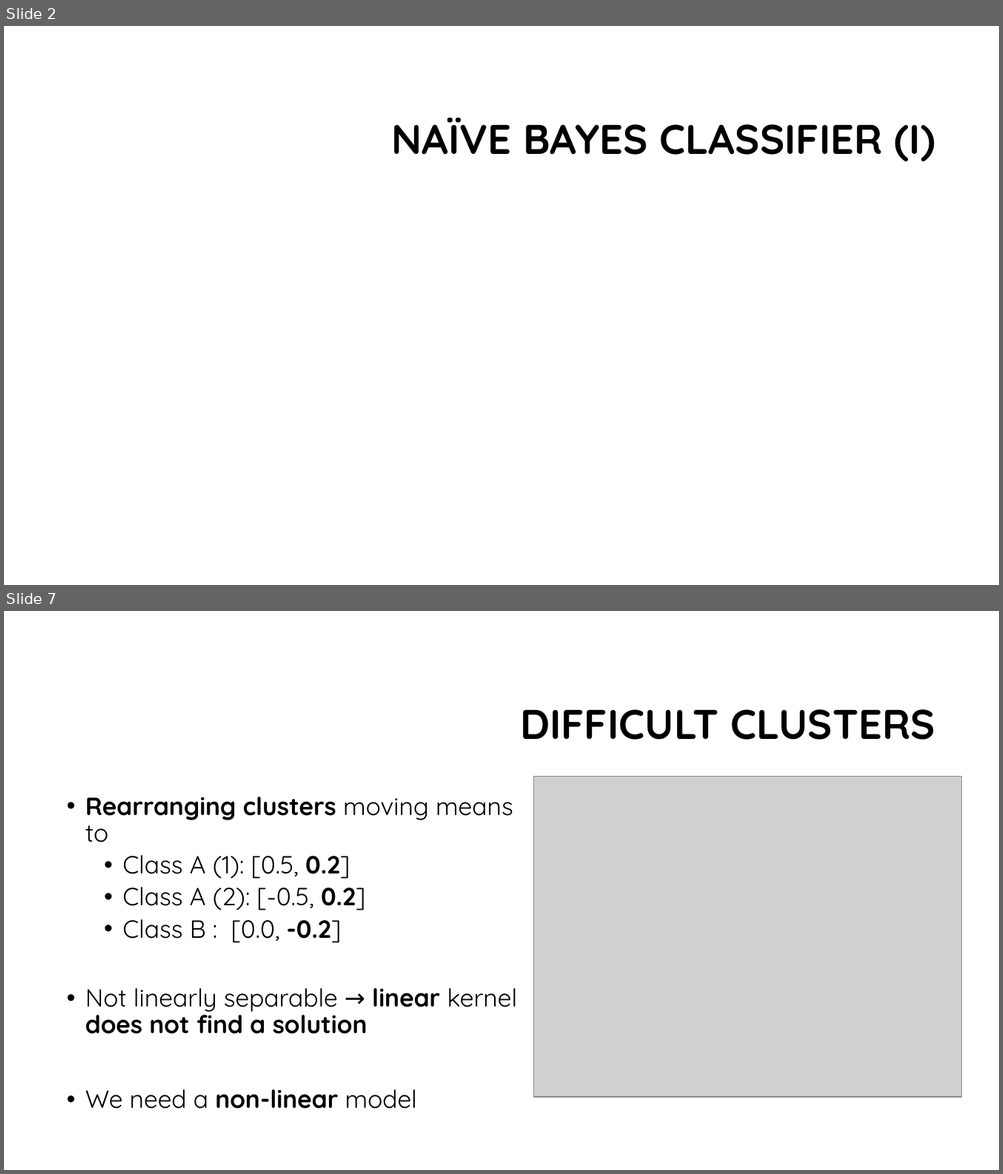
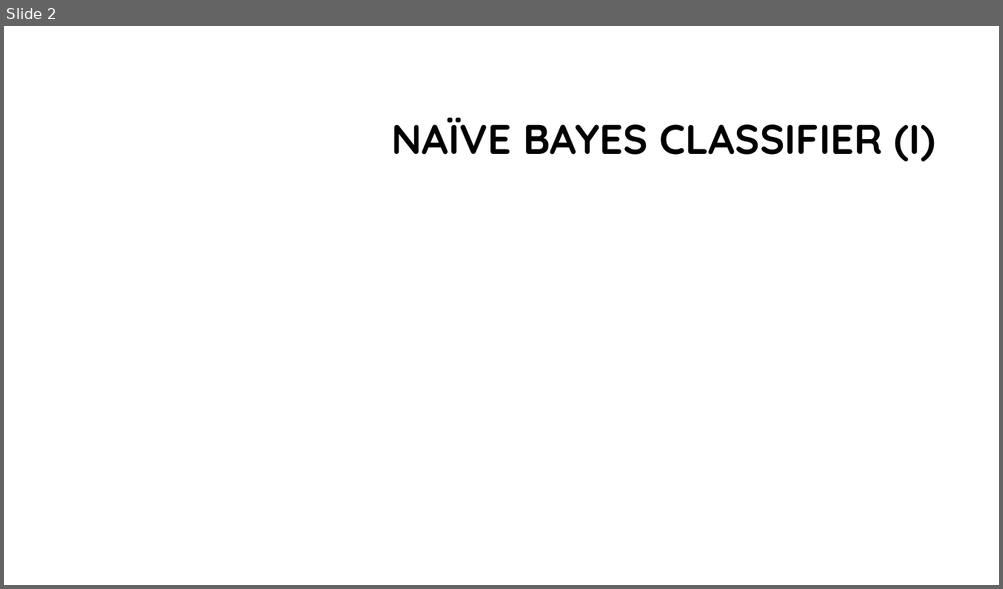
Before and after one commit to franco-ruggeri/ML, a slide deck: Lab 3/Lab 3 - presentation.pptx. Shown one above the other, each under a label of ours: slides 2 and 7 before the commit, slide 2 after it; the slides between them are not shown. The pictures are 1003x1174 and 1003x589 pixels, drawn with LibreOffice and Linux fonts; fonts in the diff are those of the drawing; grey boxes stand for pictures; background and template pictures are left out. Boxes give left, top, right and bottom in pixels: in the first picture for what was removed or moved away, otherwise in the second. Text is boxed around its words. In the diff, an @@ line names an element or a change of style, - is before the commit and + after.

```diff
--- a/Lab 3/Lab 3 - presentation.pptx
+++ b/Lab 3/Lab 3 - presentation.pptx
@@ slide 7 removed at (4,611,999,1170), background #FFFFFF @@
@@ title removed at (520,709,936,740) @@
-DIFFICULT CLUSTERS
@@ picture removed at (534,777,962,1097) @@
@@ text removed at (85,797,518,1109) @@
-• Rearranging clusters moving means to
-  • Class A (1): [0.5, 0.2]
-  • Class A (2): [-0.5, 0.2]
-  • Class B : [0.0, -0.2]
-• Not linearly separable → linear kernel does not find a solution
-• We need a non-linear model
```
Also in this commit, not shown: 3 slides changed, 7 slides added, 9 other slides removed, 5 other files.
